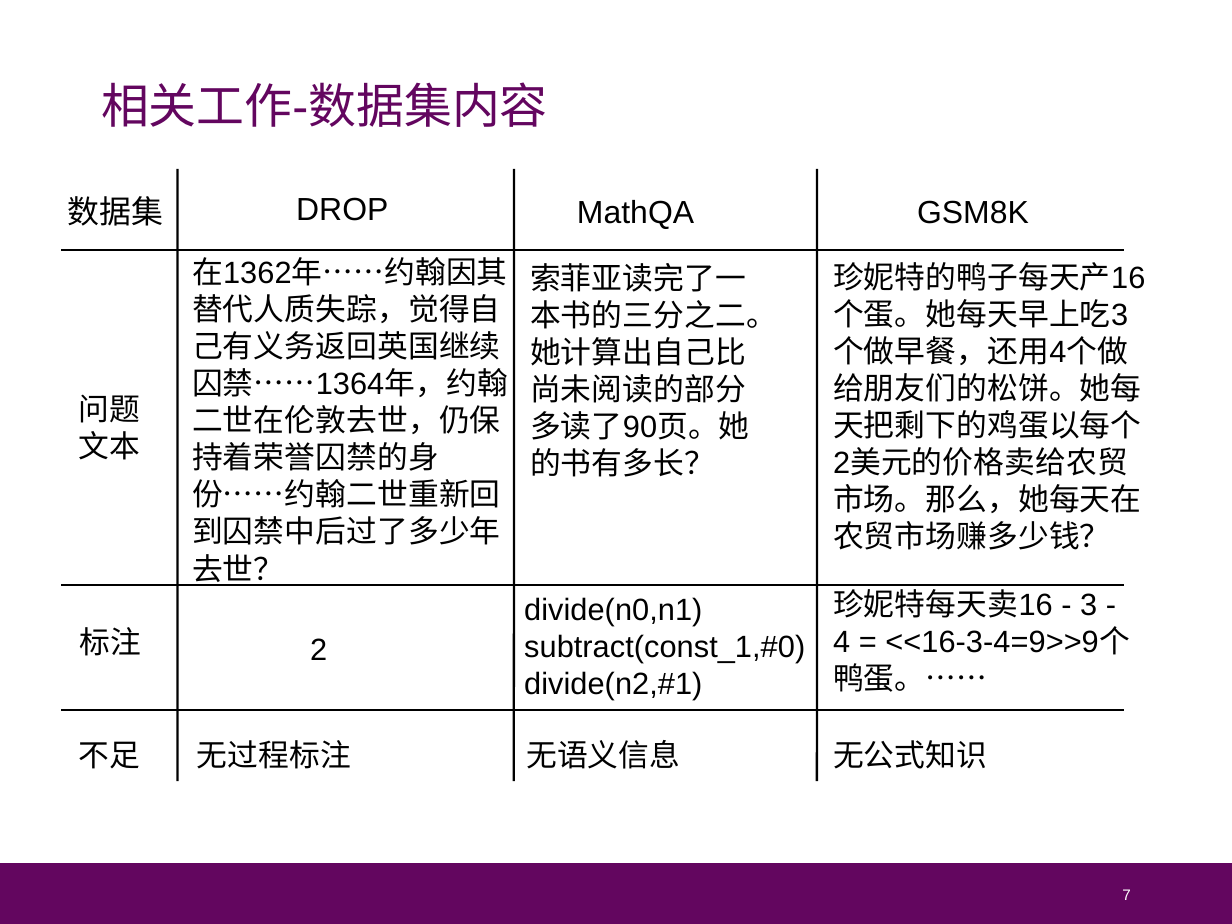
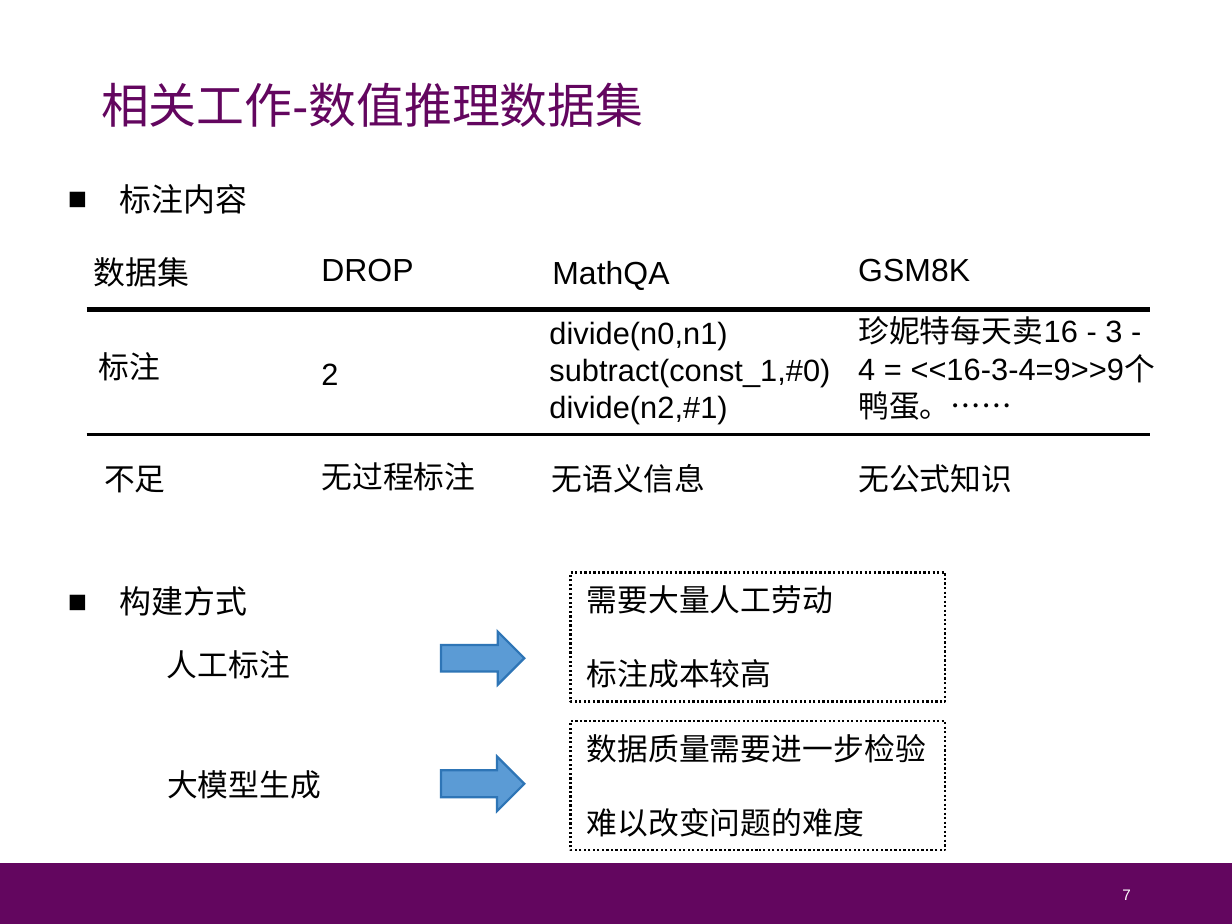
Before and after one commit to Cat-Overflow/NJU_thesis, a slide deck: slide 7 of 毕业答辩/论文答辩_朱博林.pptx. Drawn at 1232x924 pixels with LibreOffice and Linux fonts; fonts in the diff are those of the drawing. Boxes give left, top, right and bottom in pixels: in the first picture for what was removed or moved away, otherwise in the second. Text is boxed around its words. In the diff, an @@ line names an element or a change of style, - is before the commit and + after.

```diff
--- a/毕业答辩/论文答辩_朱博林.pptx
+++ b/毕业答辩/论文答辩_朱博林.pptx
@@ text at [101,82,643,127]: text changed @@
-相关工作-数据集内容
+相关工作-数值推理数据集
@@ line removed from (177, 169) to (177, 781) @@
@@ line removed from (513, 169) to (513, 781) @@
@@ line removed from (817, 169) to (817, 781) @@
@@ text added at [119,184,247,616], 14 pt, text #000000 @@
+■ 标注内容
+■ 构建方式
@@ text "数据集": place and size @@
-text "数据集" at [68,196,164,226]
+text "数据集" at [93,257,189,287]
@@ text "DROP": place and size @@
-text "DROP" at [296,197,388,221]
+text "DROP" at [321,258,413,282]
@@ text "MathQA": place and size @@
-text "MathQA" at [577,200,694,229]
+text "MathQA" at [552,261,669,290]
@@ text "GSM8K": place and size @@
-text "GSM8K" at [917,200,1029,224]
+text "GSM8K" at [858,258,970,282]
@@ line removed from (61, 249) to (1124, 249) @@
@@ text removed at [192,257,508,586] @@
-在1362年……约翰因其替代人质失踪，觉得自己有义务返回英国继续囚禁……1364年，约翰二世在伦敦去世，仍保持着荣誉囚禁的身份……约翰二世重新回到囚禁中后过了多少年去世？
@@ text removed at [530,263,777,477] @@
-索菲亚读完了一本书的三分之二。她计算出自己比尚未阅读的部分多读了90页。她的书有多长？
@@ text removed at [833,262,1145,550] @@
-珍妮特的鸭子每天产16个蛋。她每天早上吃3个做早餐，还用4个做给朋友们的松饼。她每天把剩下的鸡蛋以每个2美元的价格卖给农贸市场。那么，她每天在农贸市场赚多少钱？
@@ 5 texts, 2 lines: place and size @@
-5 texts, 2 lines at [61,584,1130,769]
+5 texts, 2 lines at [87,310,1156,493]
@@ line (87, 310) - (1150, 310): stroke #000000 1 pt to #000000 2 pt @@
@@ text "标注": place and size @@
-text "标注" at [79,627,141,656]
+text "标注" at [98,352,160,381]
@@ text "2": place and size @@
-text "2" at [310,638,327,660]
+text "2" at [321,363,338,385]
@@ text removed at [79,394,141,460] @@
-问题文本
@@ text "无过程标注": place and size @@
-text "无过程标注" at [197,740,351,769]
+text "无过程标注" at [321,462,475,491]
@@ rectangle added at [571,573,945,702], outline #000000 1 pt dashed, 13.6 pt, text #000000 @@
+需要大量人工劳动
+标注成本较高
@@ text added at [167,650,290,679], 13.6 pt, text #000000 @@
+人工标注
@@ right arrow added at [441,632,525,684], fill #5B9BD5, outline #2E75B6 1 pt @@
@@ rectangle added at [571,720,945,850], outline #000000 1 pt dashed, 13.6 pt, text #000000 @@
+数据质量需要进一步检验
+难以改变问题的难度
@@ text added at [167,770,321,799], 13.6 pt, text #000000 @@
+大模型生成
@@ right arrow added at [441,756,525,810], fill #5B9BD5, outline #2E75B6 1 pt @@
```
Also in this commit, not shown: 1 slide added, 1 slide removed, 1 other file.
